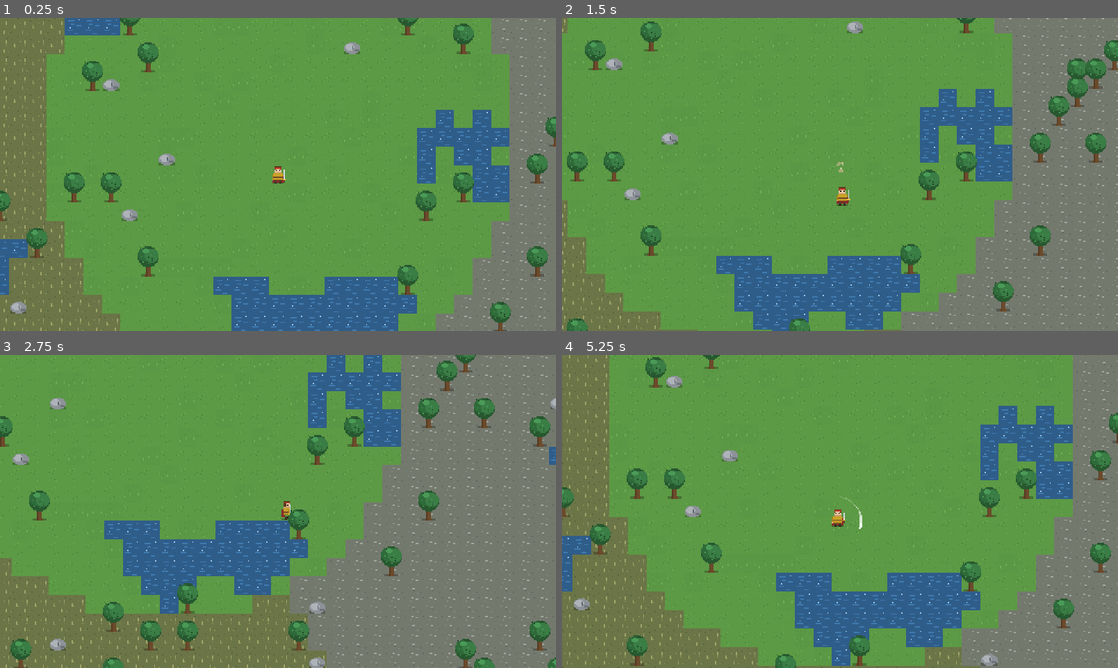
Above: before the commit, frames 1-4 (two rows, left to right).
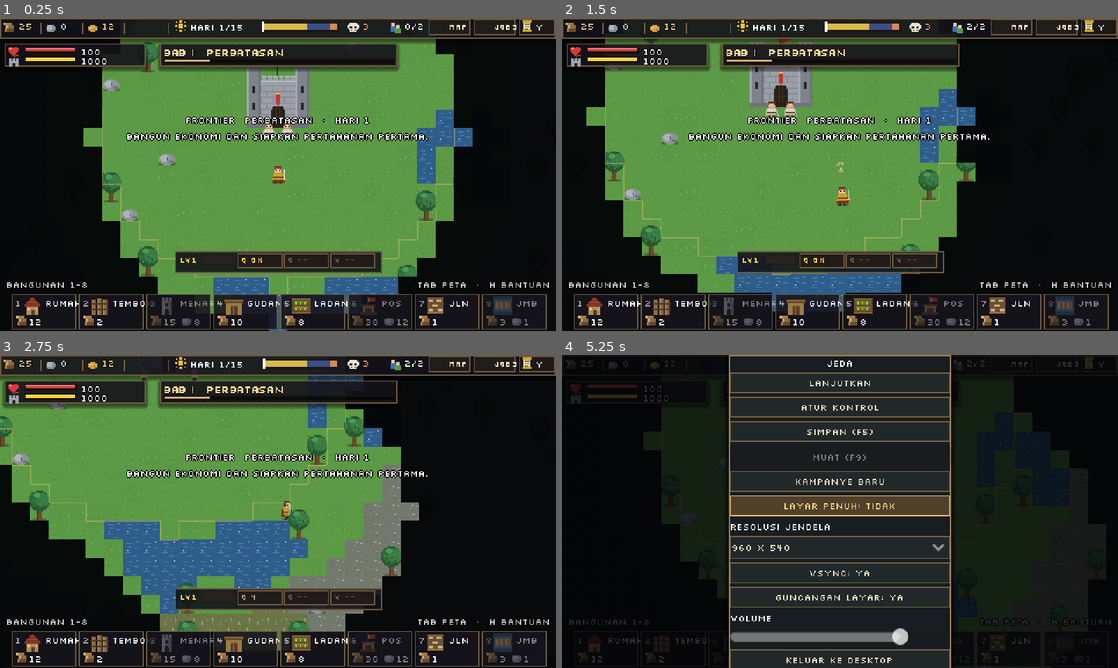
Above: after the commit, the same moments.

Repository: shimleabyte/hold-the-keep
Game: Godot game, scene res://scenes/main.tscn
Two runs of this game, one before a commit and one after it. Both use one fixed random seed, a clock stepped at 60 frames per second and the inputs below.
Inputs (mouse positions are in pixels of both pictures, inside the frame that each line leads up to):
- Up to frame 1 (0.25 s): no input
- Up to frame 2 (1.5 s): tap Enter at 0.5 s; move the mouse to (962, 158) at 0.52 s; hold D (move_right) 0.53-1.28 s; tap C (ability_cleave) at 0.6 s; click (962, 158) at 0.67 s; tap Space at 0.77 s; move the mouse to (728, 190) at 1.27 s; hold S (move_down) from 1.28 s (still down); tap Q (ability_dash) at 1.35 s
- Up to frame 3 (2.75 s): tap Space at 1.52 s; move the mouse to (333, 442) at 2.02 s; release S (move_down) at 2.03 s; hold D (move_right) from 2.03 s (still down); tap V (ability_rally) at 2.1 s
- Up to frame 4 (5.25 s): move the mouse to (812, 574) at 2.77 s; release D (move_right) at 2.78 s; hold W (move_up) 2.78-3.53 s; tap F (attack) at 2.85 s; click (812, 574) at 2.92 s; tap Space at 3.02, 3.77, 4.52 s; move the mouse to (1006, 558) at 3.52 s; hold E (interact) 3.53-4.28 s; hold A (move_left) 3.53-5.03 s; move the mouse to (673, 464) at 4.27 s; tap Shift (sprint) at 4.35 s; move the mouse to (867, 511) at 5.02 s; hold S (move_down) from 5.03 s (still down); tap P at 5.1 s; click (867, 511) at 5.17 s

The runs differ from the first frame. In frame 1, 62% of the frame differs, in the area x 0-100%, y 0-100%; in frame 2, 63%; in frame 3, 62%; in frame 4, 100%.
Error before the commit: Parse Error: Cannot infer the type of "rank" variable because the value doesn't have a set type. (res://scripts/ui/hud.gd:720)
Error after the commit: Trying to assign an array of type "Array" to a variable of type "Array[String]". (res://scripts/systems/village.gd:17)

Commit message:
Fix HUD job priority rank typing

Diff:
--- a/scripts/ui/hud.gd
+++ b/scripts/ui/hud.gd
@@ -717,7 +717,7 @@
     _pop.add_theme_color_override("font_color", Color("#ff8a7a") if pop > cap else Color.WHITE)
     var village = get_tree().get_first_node_in_group("village")
     for j in JOBS:
-        var rank := village.job_priority.find(j) + 1 if village != null else JOBS.find(j) + 1
+        var rank: int = (int(village.job_priority.find(j)) + 1) if village != null else JOBS.find(j) + 1
         _jobs[j].set_counts(int(assigned[j]), int(quota[j]), rank)
 
 
